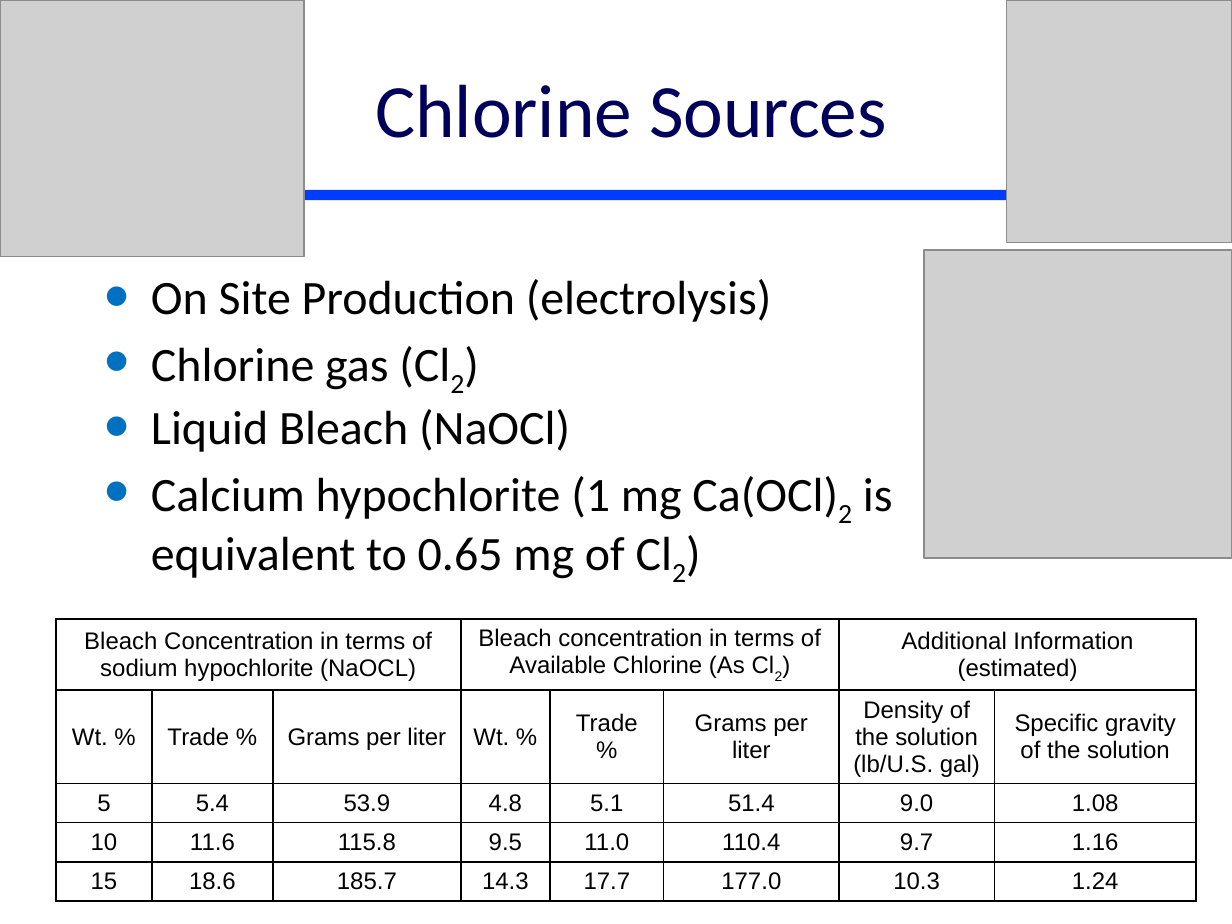
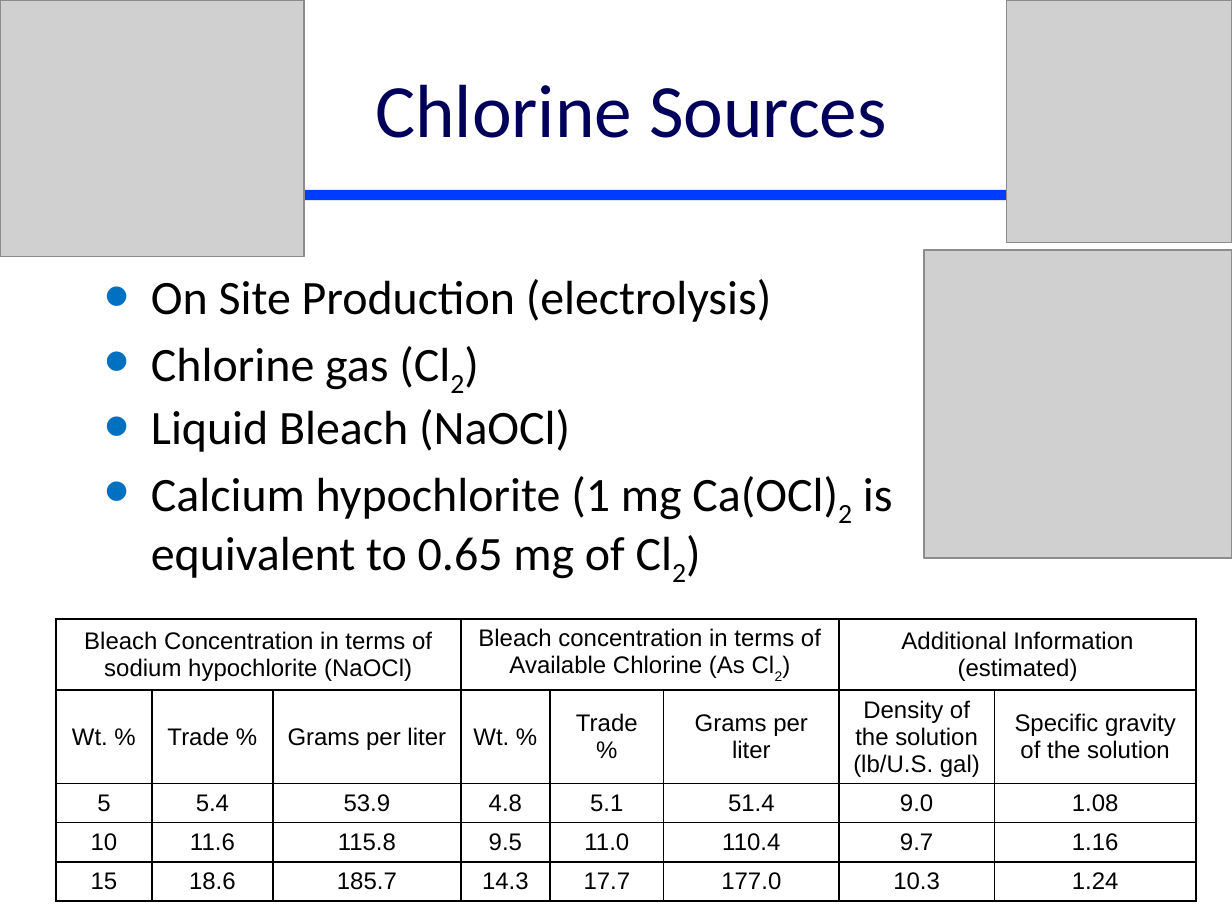
Before and after one commit to monroews/CEE4520Lectures, a slide deck: slide 26 of Disinfection.pptx. Drawn at 1232x924 pixels with LibreOffice and Linux fonts; fonts in the diff are those of the drawing; grey boxes stand for pictures. Boxes give left, top, right and bottom in pixels: in the first picture for what was removed or moved away, otherwise in the second. Text is boxed around its words. In the diff, an @@ line names an element or a change of style, - is before the commit and + after.

```diff
--- a/Disinfection.pptx
+++ b/Disinfection.pptx
@@ table at (55,618,1194,910) @@
-row 1, column 1: Bleach Concentration in terms of sodium hypochlorite (NaOCL)
+row 1, column 1: Bleach Concentration in terms of sodium hypochlorite (NaOCl)
```
Also in this commit, not shown: 6 other slides changed.
